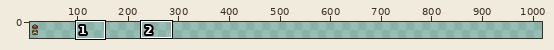
Sprite sheet, stored at Assets/Art/detective.png. Above, an overview of the earlier version with the close-up marked.
Close-up. First the earlier version:
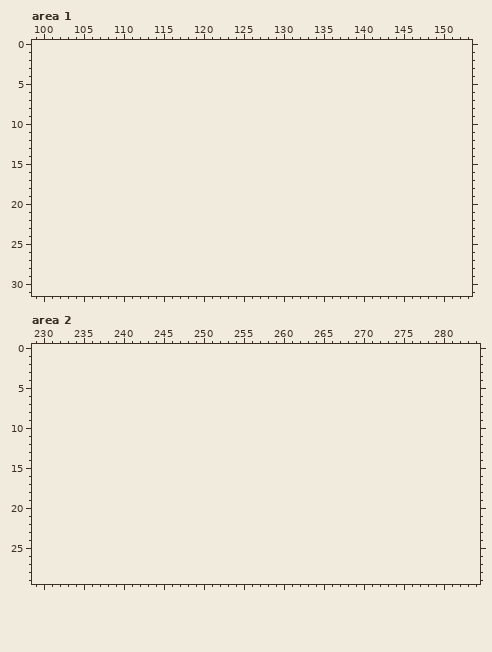
The file is 32x32 pixels. Shown: area 1: x 99..153, y 0..31; area 2: x 229..284, y 0..29. The old version is drawn lined up with the new one, on the new canvas. The wide view leaves out empty margins. The commit also changed other parts of the picture, which this record leaves out.
And afterwards:
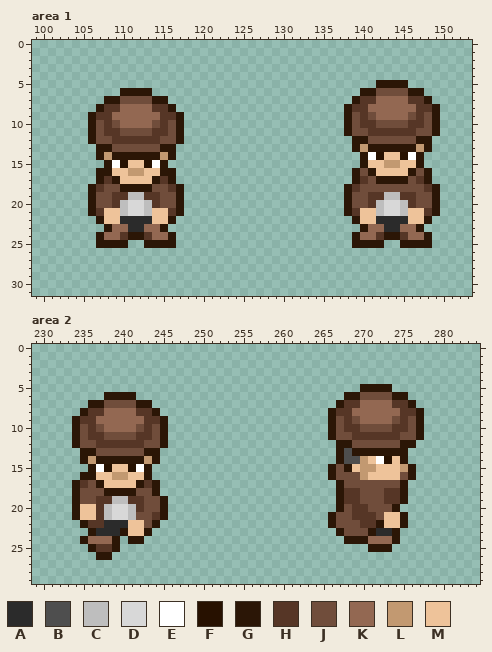
Palette (. is transparent): A #2b2b2b  B #4e4e4e  C #bebebe  D #d8d8d8  E #ffffff  F #271100  G #2b1606  H #563626  J #704d3b  K #936852  L #c29971  M #eec39a
What changed:
canvas 32x32 -> 1024x32
--- area 1
@@ x 99..153 @@
  4 .......................................................
- 5 .......................................................
- 6 .......................................................
- 7 .......................................................
- 8 .......................................................
- 9 .......................................................
-10 .......................................................
-11 .......................................................
-12 .......................................................
-13 .......................................................
-14 .......................................................
-15 .......................................................
-16 .......................................................
-17 .......................................................
-18 .......................................................
-19 .......................................................
-20 .......................................................
-21 .......................................................
-22 .......................................................
-23 .......................................................
-24 .......................................................
-25 .......................................................
+ 5 ...........................................GGGG........
+ 6 ...........GGGG..........................GGJJJJGG......
+ 7 .........GGJJJJGG.......................GHHKKKKHHG.....
+ 8 ........GHHKKKKHHG.....................GHHKKKKKKHHG....
+ 9 .......GHHKKKKKKHHG....................GJHJKKKKJHJG....
+10 .......GJHJKKKKJHJG....................GJHHJJJJHHJG....
+11 .......GJHHJJJJHHJG....................GJJHHHHHHJJG....
+12 .......GJJHHHHHHJJG.....................GGJJJJJJGG.....
+13 ........GGJJJJJJGG......................GLGGGGGGLG.....
+14 ........GLGGGGGGLG.......................GEFMMFEG......
+15 .........GEFMMFEG........................GMMLLMMG......
+16 ........GGMMLLMMGG......................GJGMMMMGJG.....
+17 ........GHGMMMMGHG......................GHJGGGGJHG.....
+18 .......GHJJGGGGJJHG....................GHJJJJJJJJHG....
+19 .......GJJHHCCHHJJG....................GJJHHCCHHJJG....
+20 .......GJJHCDDCHJJG....................GJJHCDDCHJJG....
+21 .......GHMMCDDCMMHG....................GHMMCDDCMMHG....
+22 ........GMMAAAAMMG......................GMMAAAAMMG.....
+23 .........GKKAAKKG........................GKKAAKKG......
+24 ........GKKHGGHKKG......................GKKHGGHKKG.....
+25 ........GGGG..GGGG......................GGGG..GGGG.....
 26 .......................................................
--- area 2
@@ x 229..284 @@
  4 ........................................................
- 5 ........................................................
- 6 ........................................................
- 7 ........................................................
- 8 ........................................................
- 9 ........................................................
-10 ........................................................
-11 ........................................................
-12 ........................................................
-13 ........................................................
-14 ........................................................
-15 ........................................................
-16 ........................................................
-17 ........................................................
-18 ........................................................
-19 ........................................................
-20 ........................................................
-21 ........................................................
-22 ........................................................
-23 ........................................................
-24 ........................................................
-25 ........................................................
-26 ........................................................
+ 5 .........................................GGGG...........
+ 6 .........GGGG..........................GGJJJJGG.........
+ 7 .......GGJJJJGG.......................GHHKKKKHHG........
+ 8 ......GHHKKKKHHG.....................GHHKKKKKKHHG.......
+ 9 .....GHHKKKKKKHHG....................GJHJKKKKJHJG.......
+10 .....GJHJKKKKJHJG....................GJHHJJJJHHJG.......
+11 .....GJHHJJJJHHJG....................GJJHHHHHHJJG.......
+12 .....GJJHHHHHHJJG.....................GGJJJJJJGG........
+13 ......GGJJJJJJGG......................GBGGGGGGG.........
+14 ......GLGGGGGGLG......................GBBLMEFMG.........
+15 .......GEFMMFEG......................GJGMLLMMMLG........
+16 ......GGMMLLMMG......................GJJJLMMMMJG........
+17 .....GHJGMMMMGHG......................GJJJJJJJG.........
+18 .....GJJJGGGGJJG......................GHHJJJHHG.........
+19 .....GJJHHCCHHJJG.....................GHHJJJHHG.........
+20 .....GMMHCDDCHJJG.....................GJHHJJJG..........
+21 .....GMMHCDDCJJHG....................GJJHHHJMMG.........
+22 ......GHHAAAMMJG.....................GJJJHHGMMG.........
+23 .......GAAAGMMG.......................GJJJGAAG..........
+24 ......GKKKG.GG.........................GGGKKKG..........
+25 .......GHHG...............................GGG...........
+26 ........GG..............................................
 27 ........................................................
Pixel boxes of the changes (left, top, right, bottom) in both close-ups:
added: (344, 80, 440, 248)
added: (88, 88, 184, 248)
added: (328, 384, 424, 552)
added: (72, 392, 168, 560)
